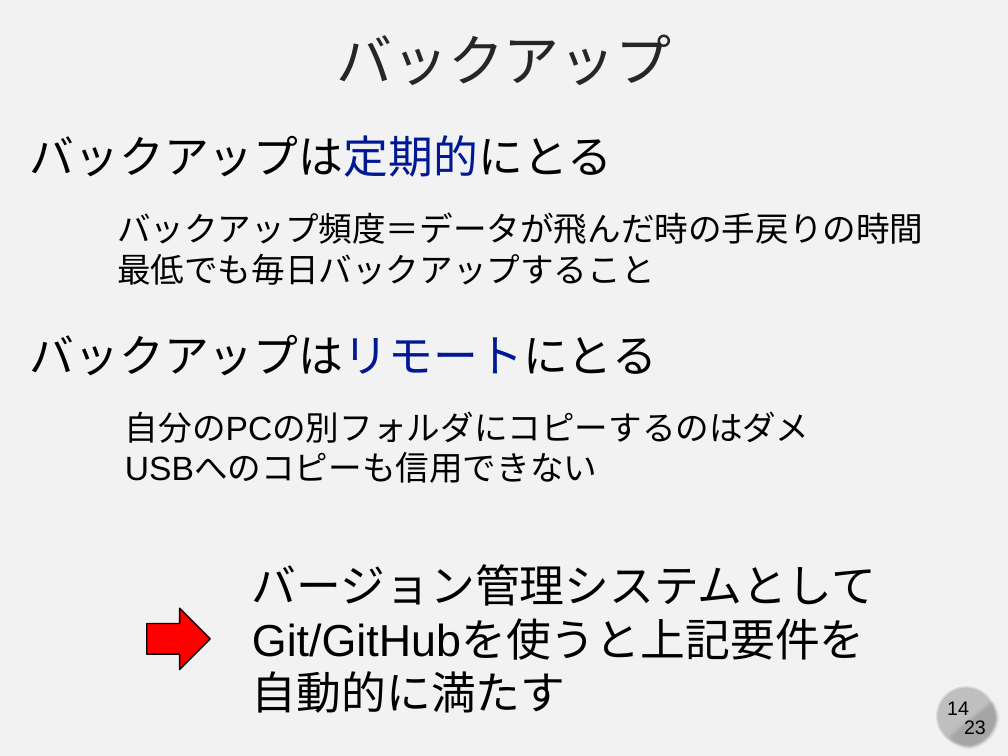
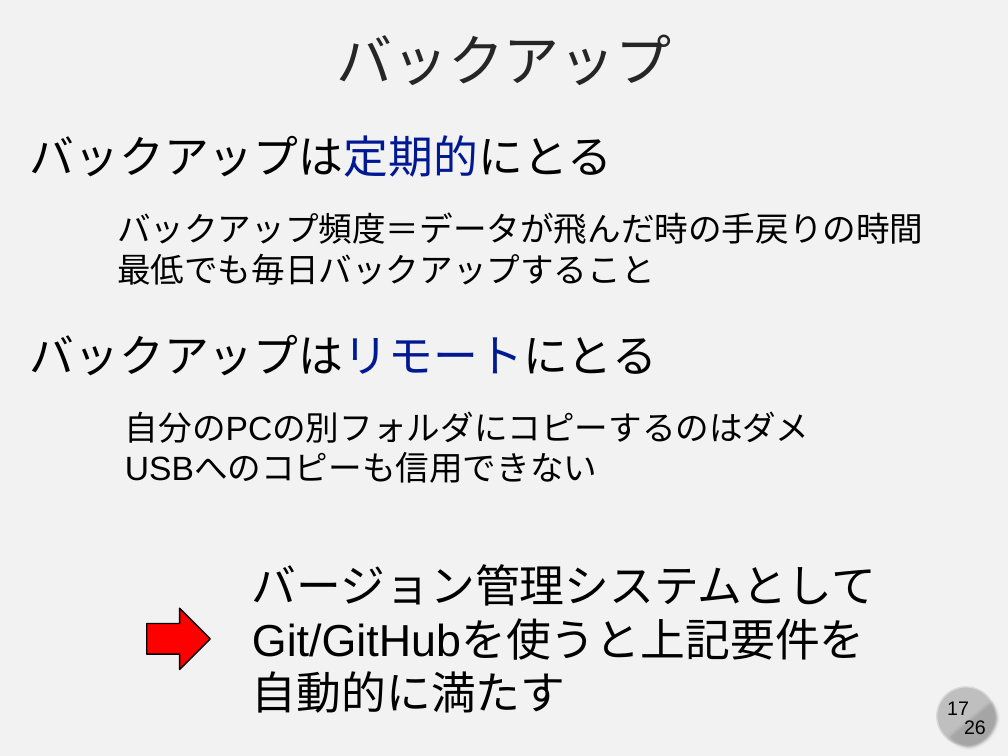
Before and after one commit to cpss2026-git/cpss2026-git.github.io, a slide deck: slide 17 of 01-lecture-git-basic/slides/01-a-vcs.pptx (slide 14 before the commit). Drawn at 1008x756 pixels with LibreOffice and Linux fonts; fonts in the diff are those of the drawing. Boxes give left, top, right and bottom in pixels: in the first picture for what was removed or moved away, otherwise in the second. Text is boxed around its words. In the diff, an @@ line names an element or a change of style, - is before the commit and + after.

```diff
--- a/01-lecture-git-basic/slides/01-a-vcs.pptx
+++ b/01-lecture-git-basic/slides/01-a-vcs.pptx
@@ page number at [947, 701, 969, 715]: text changed @@
-14
+17
@@ text at [964, 720, 986, 734]: text changed @@
-23
+26
```
Also in this commit, not shown: 22 other slides changed, 3 slides added.
